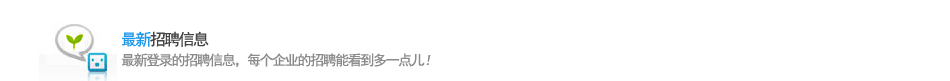
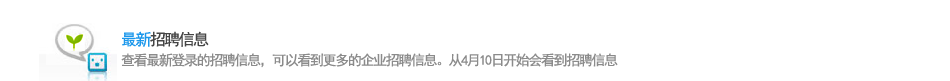
Revision of a layered 950 × 81 image; what changed, layer by layer:
renamed "最新登录的招聘信息，每个企业的招聘能看到多一点儿！" to "查看最新登录的招聘信息，可以看到更多的企业招聘信息。从4月10日开始会看到招聘信息", painted on it over left=121, top=53, right=618, bottom=68
